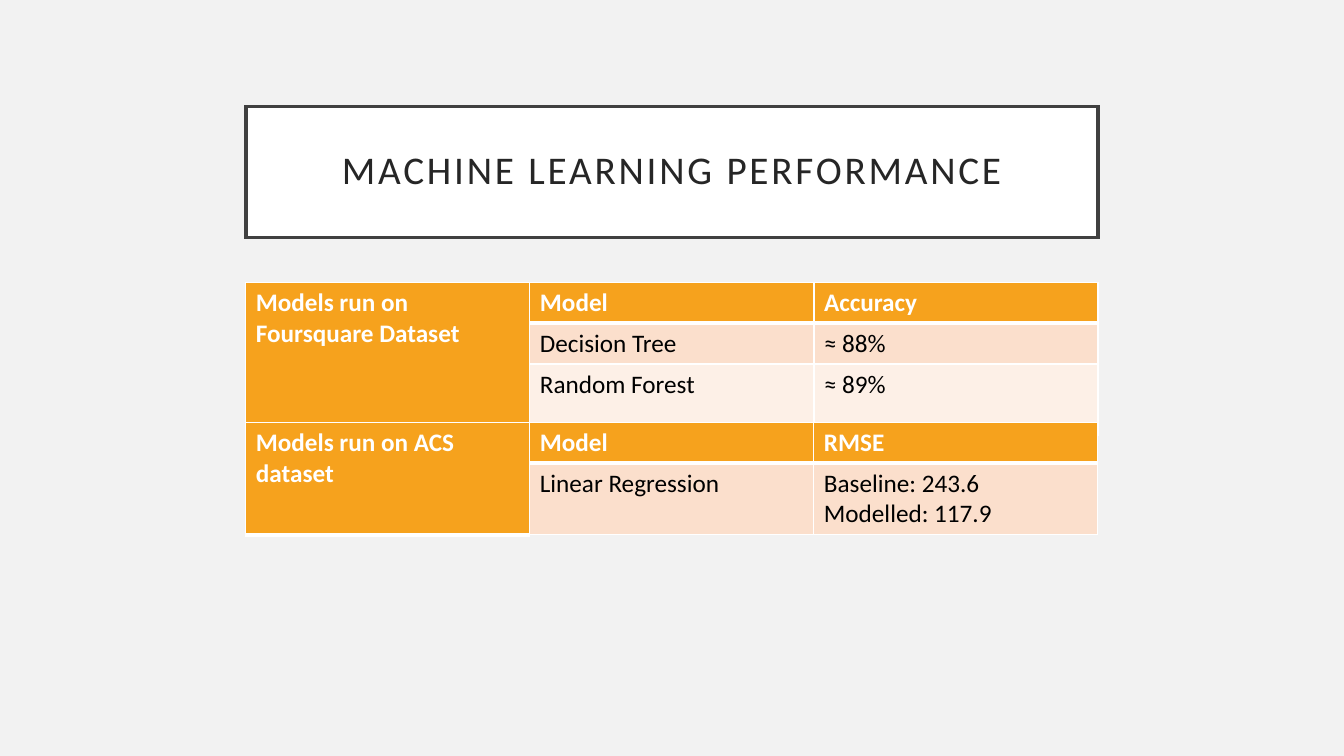
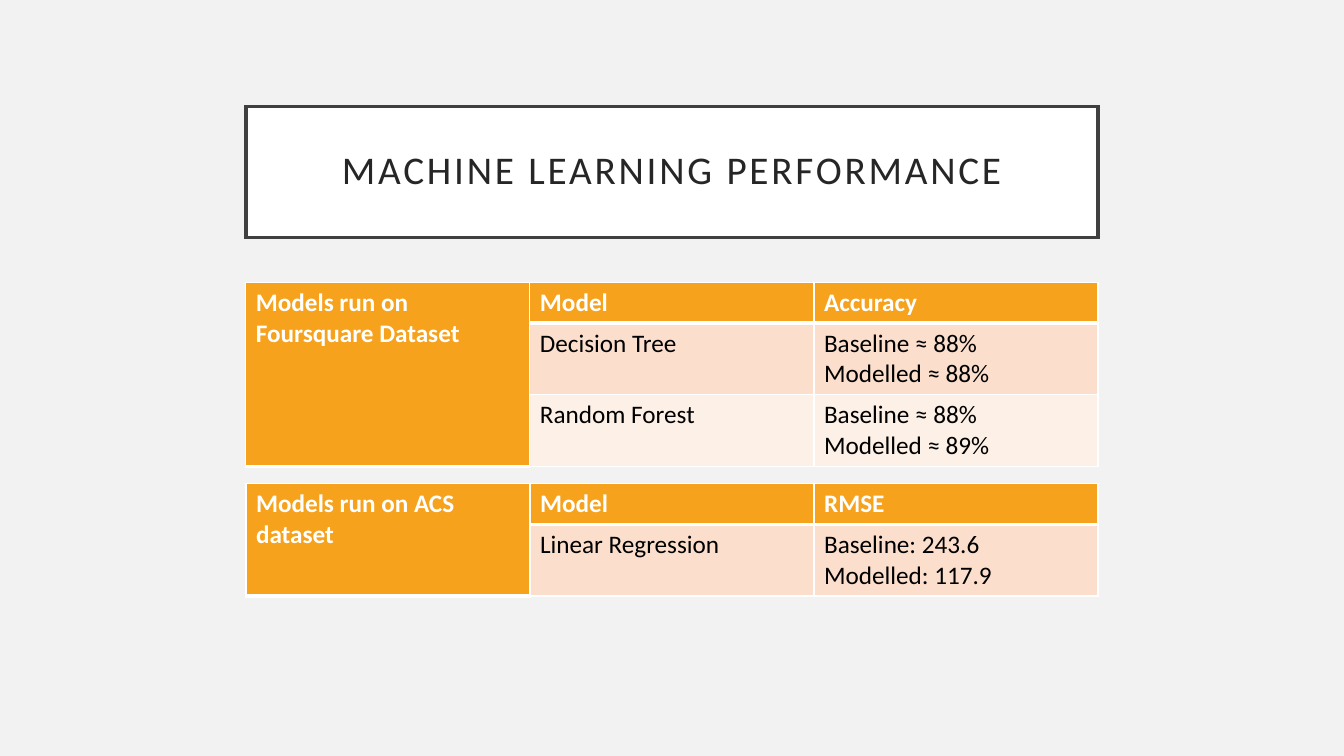
Before and after one commit to grassten/GA_datascience, a slide deck: slide 14 of 04_Presentation.pptx. Drawn at 1344x756 pixels with LibreOffice and Linux fonts; fonts in the diff are those of the drawing. Boxes give left, top, right and bottom in pixels: in the first picture for what was removed or moved away, otherwise in the second. Text is boxed around its words. In the diff, an @@ line names an element or a change of style, - is before the commit and + after.

```diff
--- a/04_Presentation.pptx
+++ b/04_Presentation.pptx
@@ table at (246, 282, 1099, 465) @@
-row 2, column 3: ≈ 88%
+row 2, column 3: Baseline ≈ 88% / Modelled ≈ 88%
-row 3, column 3: ≈ 89%
+row 3, column 3: Baseline ≈ 88% / Modelled ≈ 89%
@@ table: place and size @@
-table at (246, 422, 1099, 534)
+table at (246, 484, 1099, 596)
```
Also in this commit, not shown: 2 other files.
